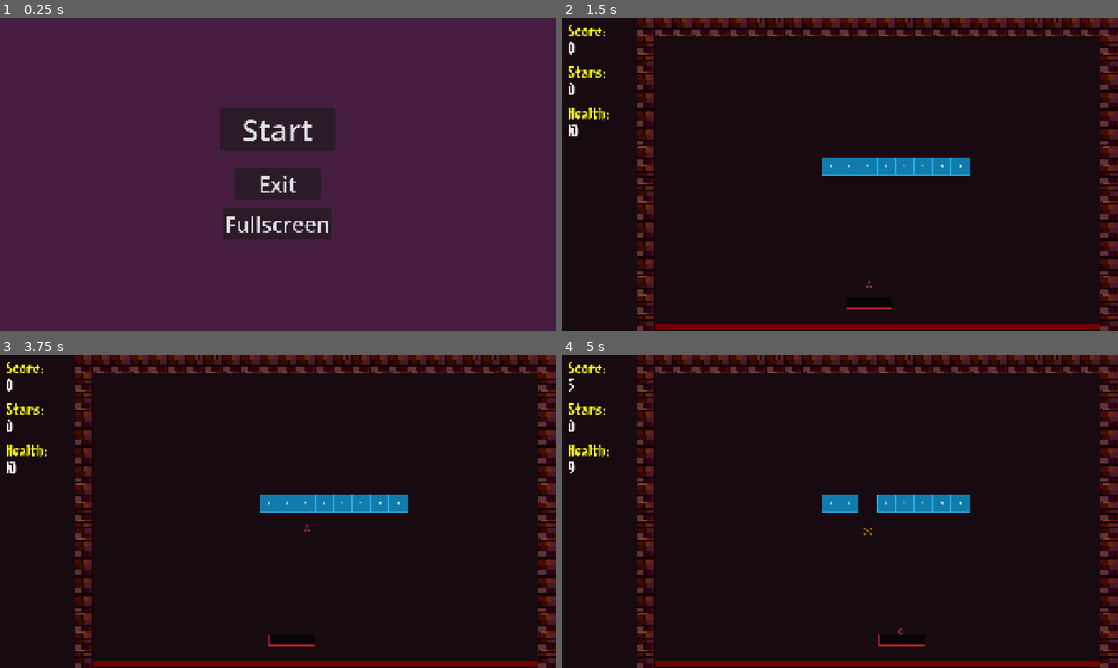
Above: before the commit, frames 1-4 (two rows, left to right).
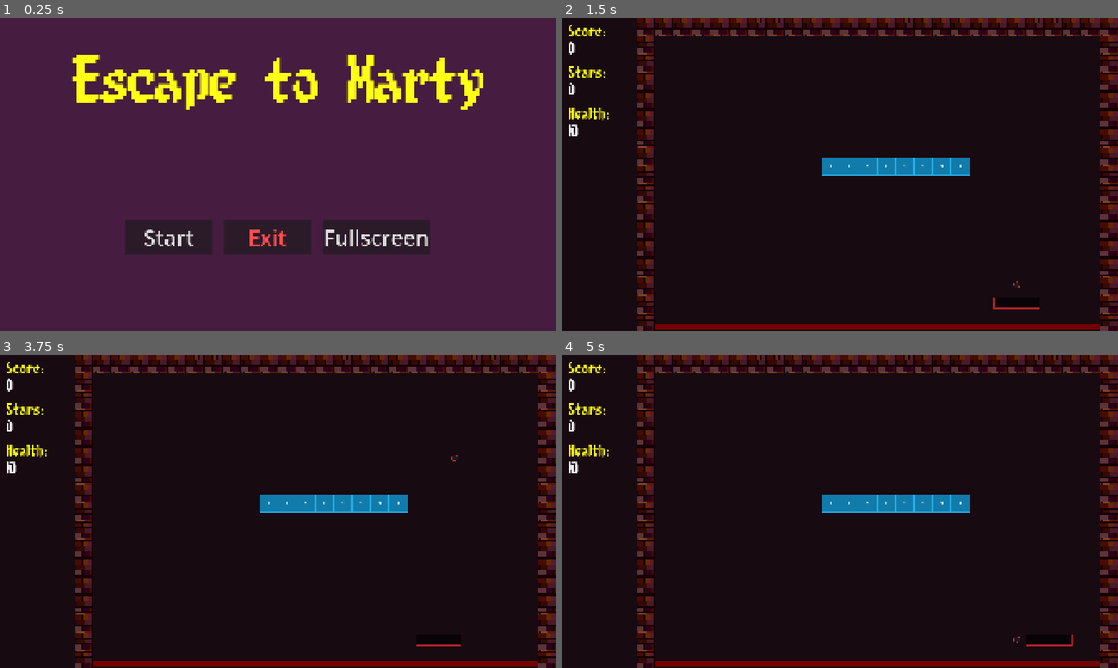
Above: after the commit, the same moments.

Repository: lostpoet999/escape_to_marty
Game: Godot game, scene res://scenes_and_scripts/main_menu/main_menu.tscn
Two runs of this game, one before a commit and one after it. Both use one fixed random seed, a clock stepped at 60 frames per second and the inputs below.
Inputs (mouse positions are in pixels of both pictures, inside the frame that each line leads up to):
- Up to frame 1 (0.25 s): no input
- Up to frame 2 (1.5 s): click "Start" at 0.5 s; tap Enter at 1.25 s; move the mouse to (867, 174) at 1.27 s; hold Tab (click_mode_toggle) from 1.28 s (still down); click (867, 174) at 1.42 s
- Up to frame 3 (3.75 s): tap Space at 2 s; move the mouse to (266, 502) at 2.02 s; release Tab (click_mode_toggle) at 2.03 s; click (266, 502) at 2.1 s; move the mouse to (289, 502) at 2.77 s; hold Tab (click_mode_toggle) 2.78-3.53 s; click (289, 502) at 2.92 s; move the mouse to (272, 517) at 3.52 s; click (272, 517) at 3.6 s
- Up to frame 4 (5 s): move the mouse to (878, 514) at 4.27 s; hold Tab (click_mode_toggle) from 4.28 s (still down); click (878, 514) at 4.42 s

The runs differ from the first frame. In frame 1, 14% of the frame differs, in the area x 12-87%, y 11-76%; in frame 2, 0.1%; in frame 3, 0.1%; in frame 4, 0.4%.

Commit message:
chore: cleaned up main menu a little bit

Diff:
--- a/scenes_and_scripts/levels/level_01.tscn
+++ b/scenes_and_scripts/levels/level_01.tscn
@@ -44,9 +44,10 @@
 layout_mode = 3
 anchors_preset = 0
 offset_left = 281.0
-offset_right = 1921.0
+offset_right = 1890.0
 offset_bottom = 1080.0
 mouse_filter = 2
+metadata/_edit_lock_ = true
 
 [node name="Bricks" type="Node2D" parent="PlayArea" unique_id=424513038]
 position = Vector2(-345, -128)
@@ -282,8 +283,8 @@
 anchor_bottom = 0.5
 
 [node name="Paddle" parent="." unique_id=146319671 instance=ExtResource("1_sd3qt")]
-position = Vector2(953, 984)
+position = Vector2(1088, 984)
 scale = Vector2(1.3, 1)
 
 [node name="Ball" parent="." unique_id=776217501 instance=ExtResource("2_jgvlq")]
-position = Vector2(952, 955)
+position = Vector2(1088, 955)
--- a/scenes_and_scripts/main_menu/main_menu.gd
+++ b/scenes_and_scripts/main_menu/main_menu.gd
@@ -1,6 +1,6 @@
 extends Control
 
-@onready var exit_button: Button = $MarginContainer/VBoxContainer/"Exit Button"
+@onready var exit_button: Button = $VBoxContainer/ButtonContainer/"Exit Button"
 
 func _ready() -> void:
 	# Hide exit button on web (quit doesn't work in browsers)
--- a/scenes_and_scripts/main_menu/main_menu.tscn
+++ b/scenes_and_scripts/main_menu/main_menu.tscn
@@ -1,6 +1,7 @@
 [gd_scene format=3 uid="uid://djuj72c4lcukn"]
 
 [ext_resource type="Script" uid="uid://cp7hqckie8gkd" path="res://scenes_and_scripts/main_menu/main_menu.gd" id="1_2ax67"]
+[ext_resource type="FontFile" uid="uid://c1its5lmhd4kg" path="res://label_settings_and_fonts/fonts/8bitlim.ttf" id="2_font"]
 
 [node name="MainMenu" type="Control" unique_id=243921106]
 layout_mode = 3
@@ -20,50 +21,59 @@
 grow_vertical = 2
 color = Color(0.27450982, 0.11372549, 0.2509804, 1)
 
-[node name="MarginContainer" type="MarginContainer" parent="." unique_id=1360376096]
+[node name="VBoxContainer" type="VBoxContainer" parent="."]
 layout_mode = 1
 anchors_preset = 15
 anchor_right = 1.0
 anchor_bottom = 1.0
 grow_horizontal = 2
 grow_vertical = 2
-scale = Vector2(0.9984035, 0.9977036)
 
-[node name="VBoxContainer" type="VBoxContainer" parent="MarginContainer" unique_id=1454052609]
+[node name="TitleContainer" type="CenterContainer" parent="VBoxContainer"]
 layout_mode = 2
-size_flags_vertical = 4
+size_flags_vertical = 3
+size_flags_stretch_ratio = 2.0
 
-[node name="Start Button" type="Button" parent="MarginContainer/VBoxContainer" unique_id=761796766]
-custom_minimum_size = Vector2(400, 150)
+[node name="Title" type="Label" parent="VBoxContainer/TitleContainer"]
 layout_mode = 2
-size_flags_horizontal = 4
-size_flags_vertical = 4
-theme_override_font_sizes/font_size = 104
-text = "Start"
+size_flags_vertical = 8
+theme_override_colors/font_color = Color(1, 1, 0.0784314, 1)
+theme_override_fonts/font = ExtResource("2_font")
+theme_override_font_sizes/font_size = 192
+text = "Escape to Marty"
 
-[node name="HBoxContainer" type="HBoxContainer" parent="MarginContainer/VBoxContainer" unique_id=1416387431]
-custom_minimum_size = Vector2(0, 50)
+[node name="ButtonContainer" type="HBoxContainer" parent="VBoxContainer"]
 layout_mode = 2
+size_flags_vertical = 3
+size_flags_stretch_ratio = 3.0
+alignment = 1
+theme_override_constants/separation = 40
 
-[node name="Exit Button" type="Button" parent="MarginContainer/VBoxContainer" unique_id=1093171798]
-custom_minimum_size = Vector2(300, 100)
+[node name="Start Button" type="Button" parent="VBoxContainer/ButtonContainer" unique_id=761796766]
+custom_minimum_size = Vector2(300, 120)
 layout_mode = 2
 size_flags_horizontal = 4
 size_flags_vertical = 4
 theme_override_font_sizes/font_size = 74
+text = "Start"
+
+[node name="Exit Button" type="Button" parent="VBoxContainer/ButtonContainer" unique_id=1093171798]
+custom_minimum_size = Vector2(300, 120)
+layout_mode = 2
+size_flags_horizontal = 4
+size_flags_vertical = 4
+theme_override_colors/font_color = Color(1, 0.3, 0.3, 1)
+theme_override_font_sizes/font_size = 74
 text = "Exit"
 
-[node name="HSeparator" type="HSeparator" parent="MarginContainer/VBoxContainer" unique_id=851205867]
-custom_minimum_size = Vector2(0, 20)
-layout_mode = 2
-
-[node name="Fullscreen Button" type="Button" parent="MarginContainer/VBoxContainer" unique_id=658979718]
-custom_minimum_size = Vector2(300, 100)
+[node name="Fullscreen Button" type="Button" parent="VBoxContainer/ButtonContainer" unique_id=658979718]
+custom_minimum_size = Vector2(300, 120)
 layout_mode = 2
 size_flags_horizontal = 4
+size_flags_vertical = 4
 theme_override_font_sizes/font_size = 74
 text = "Fullscreen"
 
-[connection signal="pressed" from="MarginContainer/VBoxContainer/Start Button" to="." method="_on_start_button_pressed"]
-[connection signal="pressed" from="MarginContainer/VBoxContainer/Exit Button" to="." method="_on_exit_button_pressed"]
-[connection signal="pressed" from="MarginContainer/VBoxContainer/Fullscreen Button" to="." method="_on_fullscreen_button_pressed"]
+[connection signal="pressed" from="VBoxContainer/ButtonContainer/Start Button" to="." method="_on_start_button_pressed"]
+[connection signal="pressed" from="VBoxContainer/ButtonContainer/Exit Button" to="." method="_on_exit_button_pressed"]
+[connection signal="pressed" from="VBoxContainer/ButtonContainer/Fullscreen Button" to="." method="_on_fullscreen_button_pressed"]
--- a/scenes_and_scripts/player_paddle/paddle.gd
+++ b/scenes_and_scripts/player_paddle/paddle.gd
@@ -11,20 +11,33 @@
 var right_bound: float = 0.0
 var last_position: Vector2 = Vector2()
 var current_speed: float = 0.0
-const END_OF_UI: int = 280
-const HALF_OF_PADDLE: int = 135 #half of sprite size
 
 var accumulated_mouse_movement_x: float = 0
 var mouse_sensitivity: float = 1.0
 
 func _ready() -> void:
 	#mouse mode is set by GameManager when entering PLAYING state
-	var screen_size: Vector2 = get_viewport_rect().size # screen clamping
-	left_bound = END_OF_UI + HALF_OF_PADDLE
-	right_bound = screen_size.x - HALF_OF_PADDLE
+	_calculate_bounds()
 	accumulated_mouse_movement_x = position.x
 	Signalbus.game_state_click_mode.connect(_on_game_state_click_mode)
 	Signalbus.game_state_playing.connect(_on_game_state_playing)
+
+func _calculate_bounds() -> void:
+	var half_width: float = _get_scaled_half_width()
+	var walls := get_tree().get_nodes_in_group("walls")
+	var min_x: float = INF
+	var max_x: float = -INF
+	for wall in walls:
+		min_x = minf(min_x, wall.global_position.x)
+		max_x = maxf(max_x, wall.global_position.x)
+	# Offset by wall collision half-size (32) to get inner edges
+	left_bound = min_x + 32.0 + half_width
+	right_bound = max_x - 32.0 - half_width
+
+func _get_scaled_half_width() -> float:
+	var sprite: Sprite2D = $Sprite2D
+	var texture_width: float = sprite.texture.get_width()
+	return (texture_width * sprite.scale.x * scale.x) / 2.0
 
 func _on_game_state_playing() -> void:
 	paddle_frozen = false
